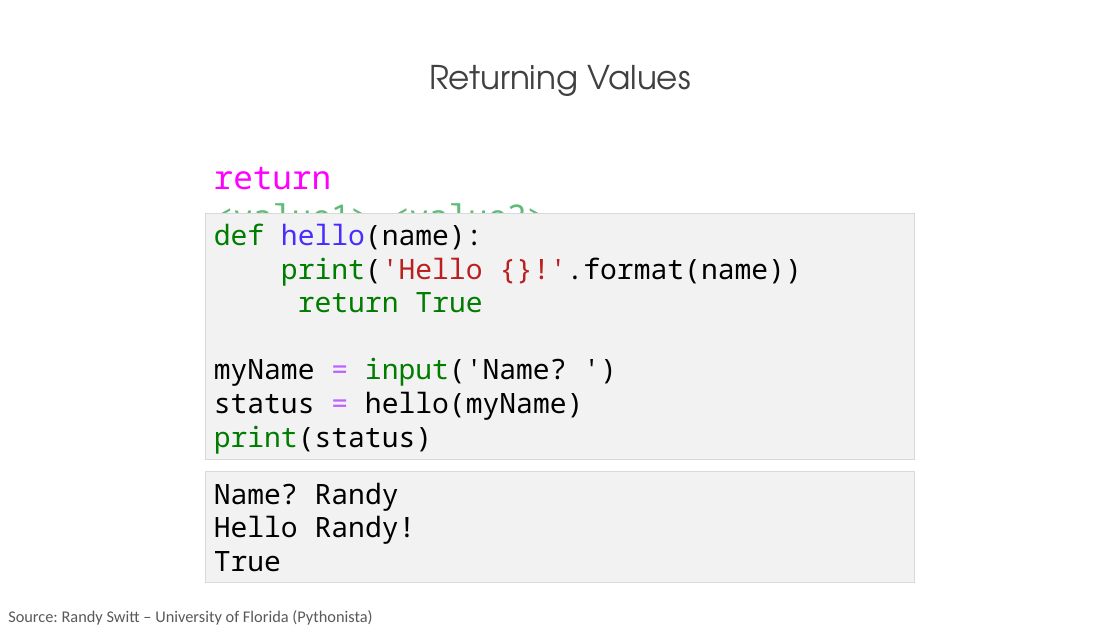
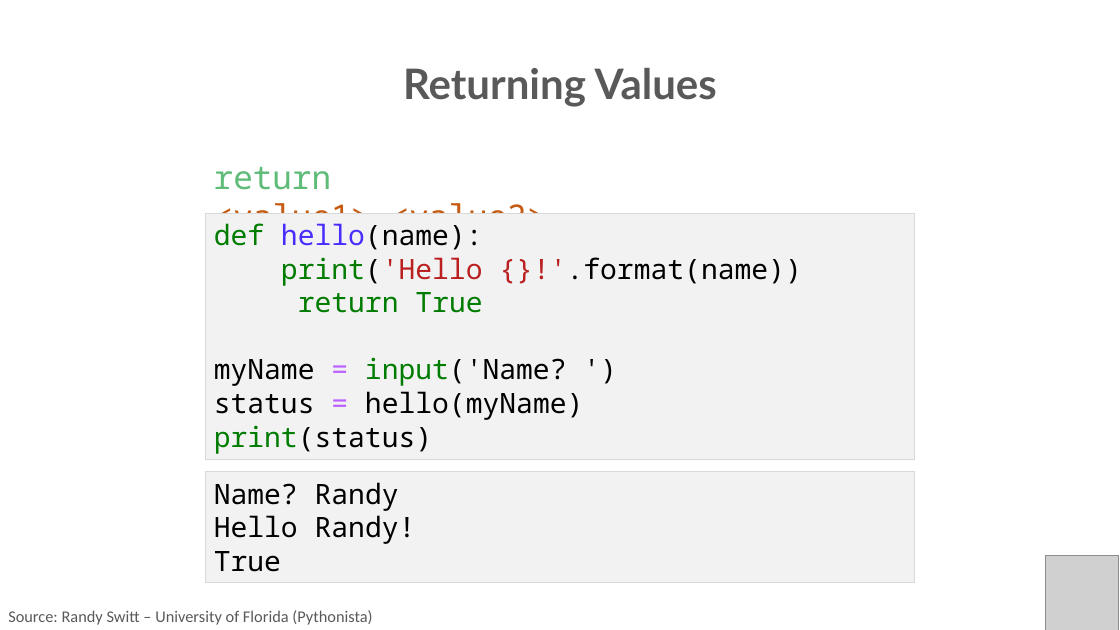
Before and after one commit to PracticumAI/python, a slide deck: slide 10 of presentations/03_functions.pptx. Drawn at 1120x630 pixels with LibreOffice and Linux fonts; fonts in the diff are those of the drawing; grey boxes stand for pictures. Boxes give left, top, right and bottom in pixels: in the first picture for what was removed or moved away, otherwise in the second. Text is boxed around its words. In the diff, an @@ line names an element or a change of style, - is before the commit and + after.

```diff
--- a/presentations/03_functions.pptx
+++ b/presentations/03_functions.pptx
@@ text "Returning Values" at (x1=403, y1=68, x2=717, y2=107): size 28 to 36 pt, font TeX Gyre Adventor to Lato, text colour #404040 to #595959, bold on @@
@@ text "return <value1>,<value2>, . . ." at (x1=214, y1=167, x2=566, y2=238): text colour #FF00FF to #5EBB78 in "return"; text colour #5EBB78 to #C55A11 in "<value1>,<value2>, . . ." @@
@@ picture added at (x1=1045, y1=555, x2=1119, y2=630) @@
```
Also in this commit, not shown: 16 other slides changed, 1 other file.
